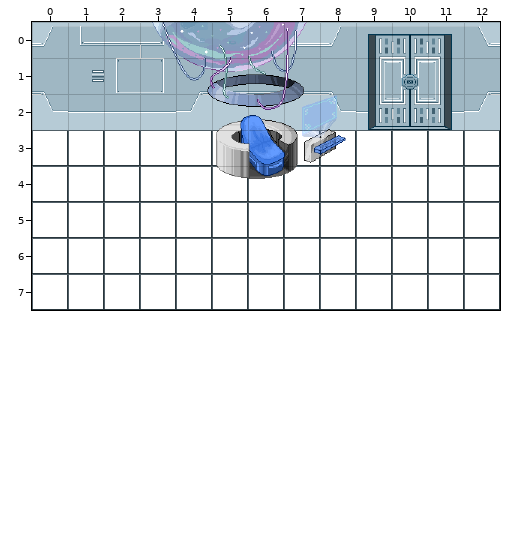
Tiled map (JSON) -- game/src/commonMain/resources/level/washing_room.tmj. The picture above was drawn from the file before the commit.
Cells are 48x48 px. Shown: x 0..12, y 0..7.
New version:
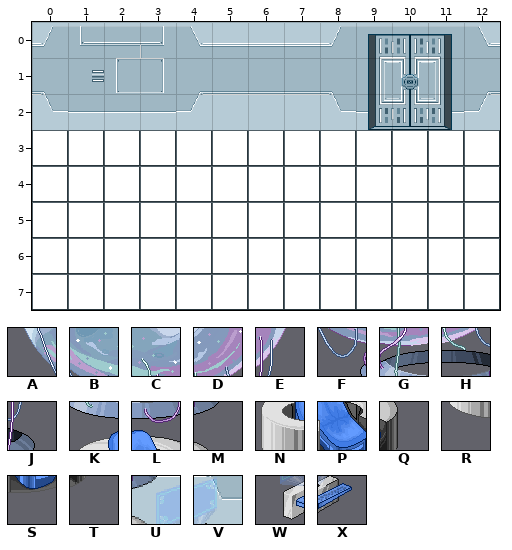
Key: from "0_Asset_Chair_240240": A 0, B 1, C 2, D 3, E 4, F 6, G 7, H 8, J 9, K 12, L 13, M 14, N 17, P 18, Q 19, R 22, S 23, T 24; from "0_Asset_Control_9696": U 0, V 1, W 10, X 11.
_ is an empty cell, . an unchanged one.
See-through tiles are keyed as they look on the map.
Difference:
--- layer "wall"
@@ x 5..7 @@
-3 NPQ
-4 RST
+3 ___
+4 ___
--- layer "decoration"
@@ x 5..7 @@
-2 KLM
+2 ___
--- layer "decoration2"
@@ x 7..8 @@
-2 UV
-3 WX
+2 __
+3 __
--- layer "foreground"
@@ x 3..7 @@
-0 ABCDE
-1 .FGHJ
+0 _____
+1 .____
